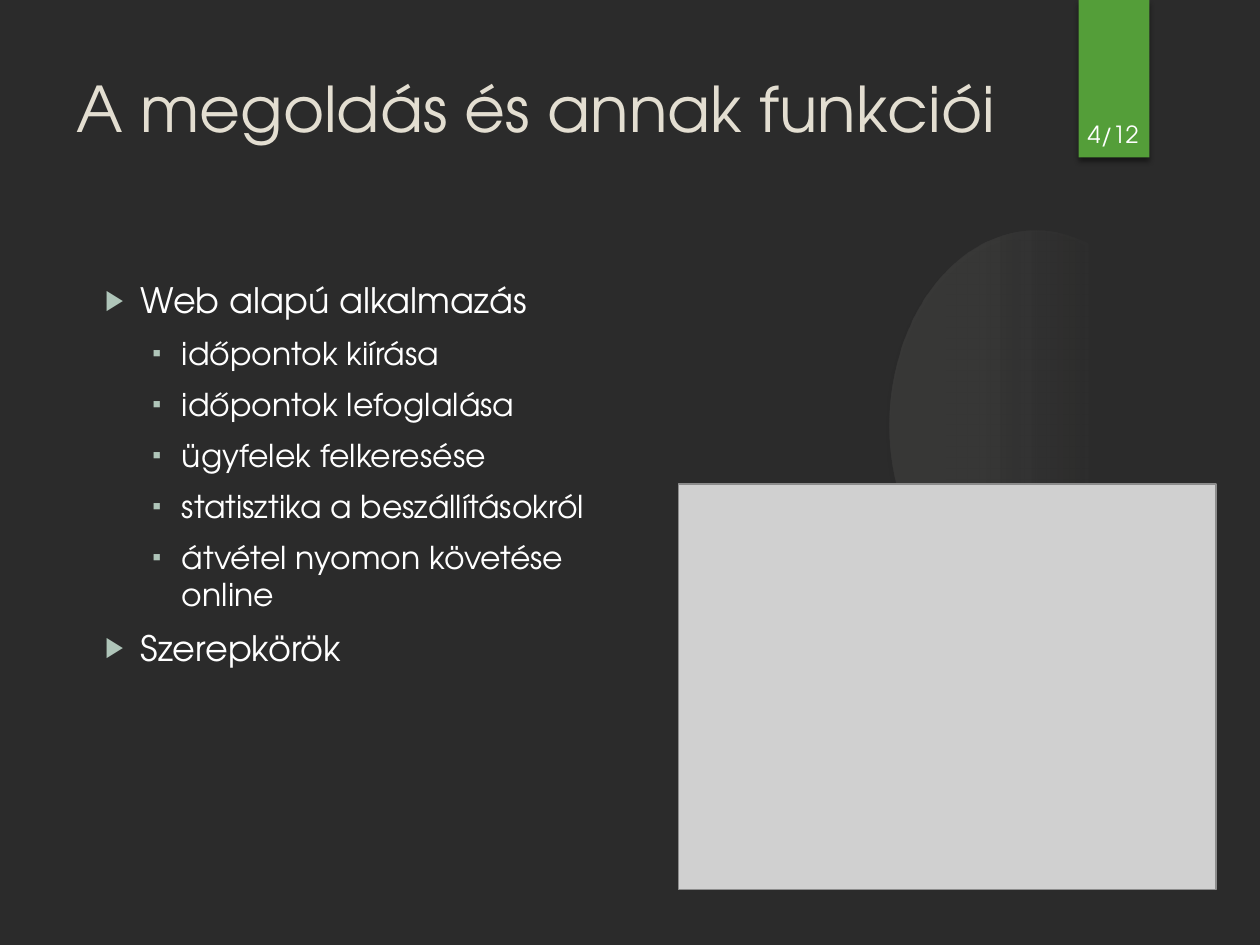
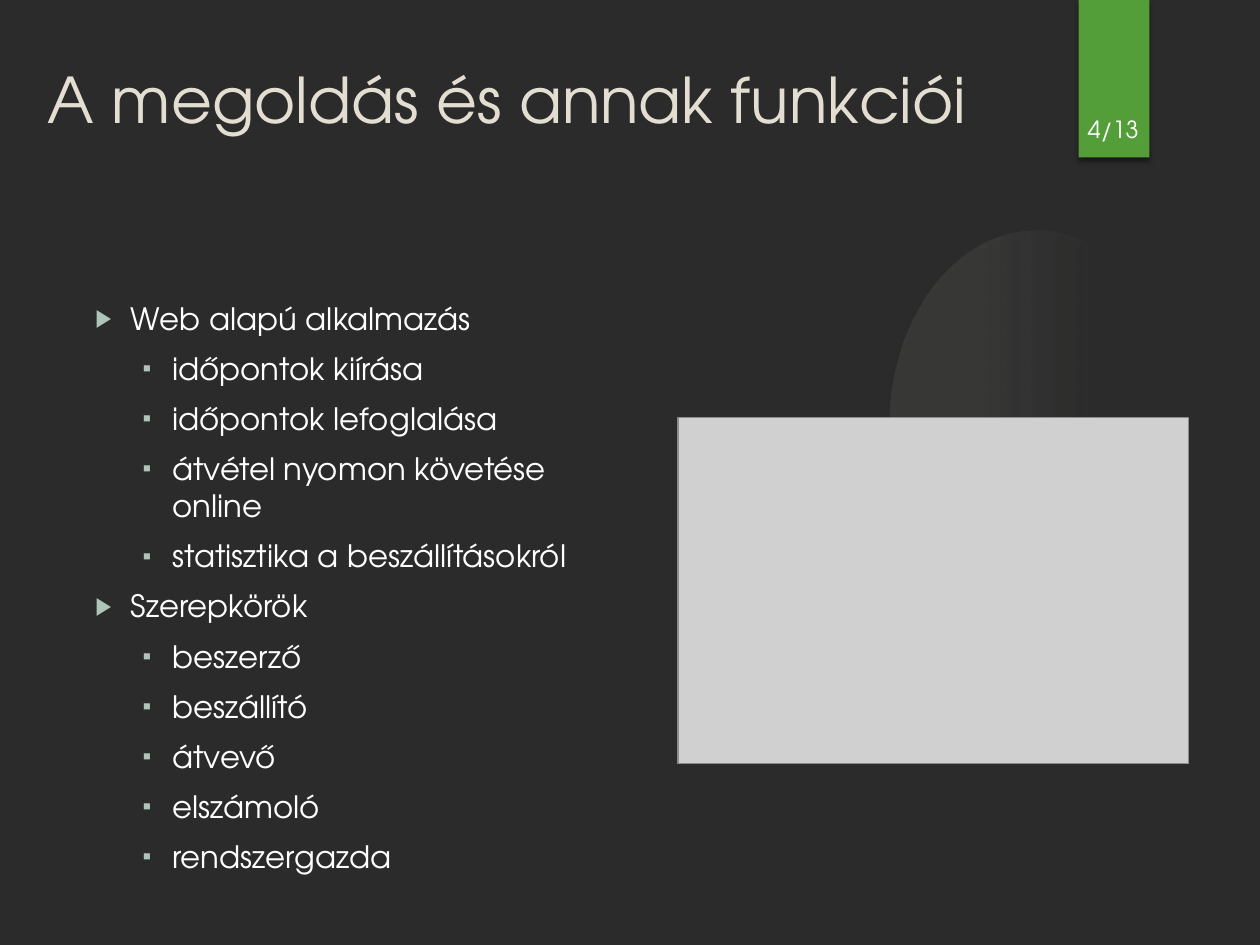
Before and after one commit to smnandor/Tervez-s-I.-II., a slide deck: slide 4 of Tervezes II/presentations/Szakdolgozat_prezentáció_4_3_IAUL0M_v7.pptx. Drawn at 1260x945 pixels with LibreOffice and Linux fonts; fonts in the diff are those of the drawing; grey boxes stand for pictures; background and template pictures are left out; a plain dark background stands for a picture behind light text. Boxes give left, top, right and bottom in pixels: in the first picture for what was removed or moved away, otherwise in the second. Text is boxed around its words. In the diff, an @@ line names an element or a change of style, - is before the commit and + after.

```diff
--- a/Tervezes II/presentations/Szakdolgozat_prezentáció_4_3_IAUL0M_v7.pptx
+++ b/Tervezes II/presentations/Szakdolgozat_prezentáció_4_3_IAUL0M_v7.pptx
@@ text "A megoldás és annak funkciói": place and size @@
-text "A megoldás és annak funkciói" at (77, 84, 995, 146)
+text "A megoldás és annak funkciói" at (48, 75, 966, 137)
@@ page number at (1088, 120, 1139, 142): text changed @@
-4/12
+4/13
@@ text "Web alapú alkalmazás": place and size @@
-text "Web alapú alkalmazás" at (141, 286, 584, 668)
+text "Web alapú alkalmazás" at (131, 306, 566, 819)
@@ text at (131, 306, 566, 623): size 20 to 17.6 pt in "Web alapú alkalmazás", "Szerepkörök"; size 18 to 17.6 pt in "időpontok kiírása", "időpontok lefoglalása", "statisztika a beszállításokról" @@
@@ picture: place and size @@
-picture at (679, 484, 1216, 890)
+picture at (678, 418, 1188, 765)
@@ text at (172, 456, 546, 518): text changed; size 18 to 17.6 pt @@
-  ▪ ügyfelek felkeresése
+  ▪ átvétel nyomon követése online
@@ text at (182, 545, 563, 607): paragraph removed @@
-  ▪ átvétel nyomon követése online
@@ text at (172, 645, 320, 819): paragraphs added @@
+  ▪ beszerző
+  ▪ beszállító
+  ▪ átvevő
+  ▪ elszámoló
+  ▪ rendszergazda
```
Also in this commit, not shown: 11 other slides changed, 1 slide added, 25 other files.
